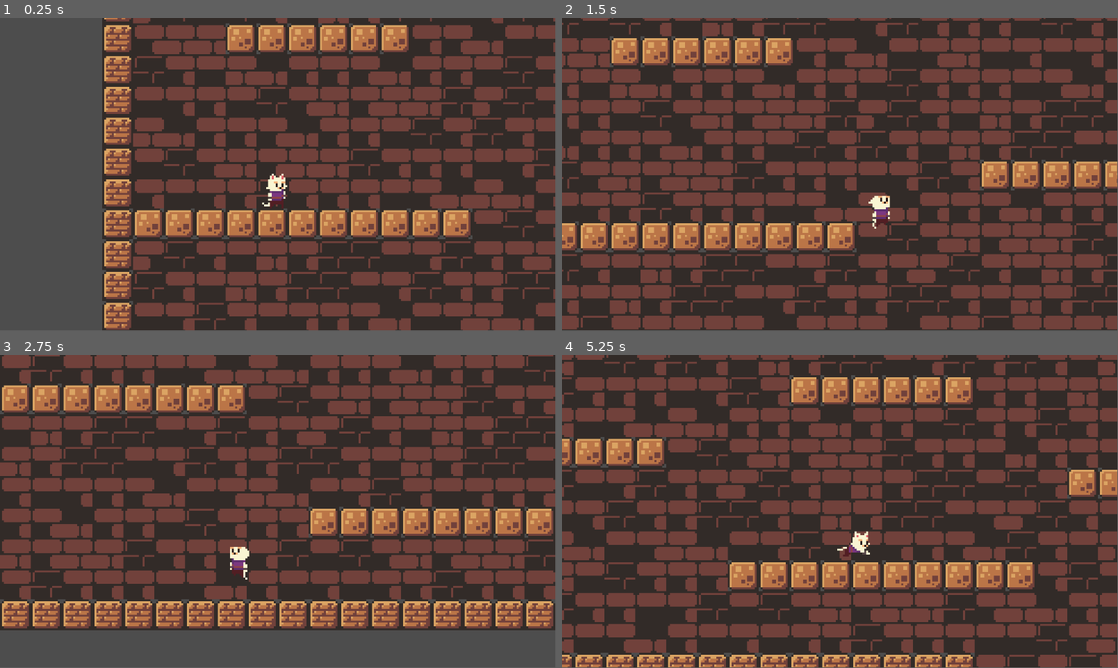
Above: before the commit, frames 1-4 (two rows, left to right).
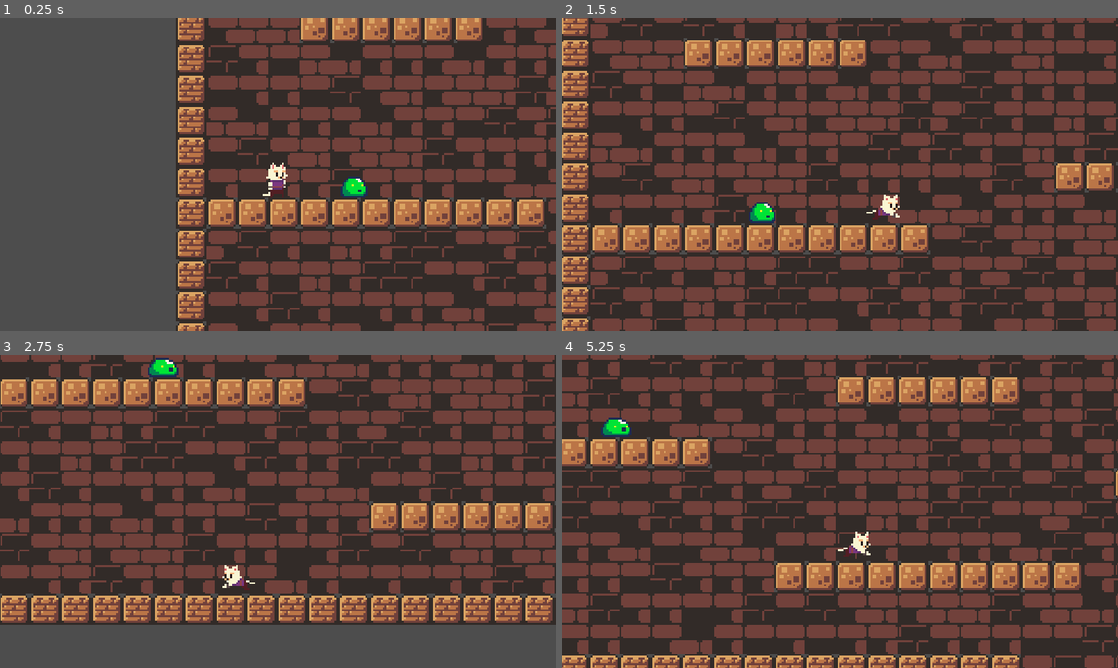
Above: after the commit, the same moments.

Repository: TrinityMar/PinkiIvink
Game: Godot game, scene res://scenes/scene_1.tscn
The game is run twice, just before and just after one commit, with the same random seed, the same clock (stepped at 60 frames per second) and the same inputs.
Inputs:
- Up to frame 1 (0.25 s): no input
- Up to frame 2 (1.5 s): hold D (Right) from 0.53 s (still down); tap W (Up) at 0.77 s
- Up to frame 3 (2.75 s): tap W (Up) at 1.52 s; release D (Right) at 2.03 s; hold A (Left) from 2.03 s (still down)
- Up to frame 4 (5.25 s): release A (Left) at 2.78 s; hold D (Right) 2.78-4.28 s; tap W (Up) at 3.02, 3.77, 4.52 s; hold A (Left) 4.28-5.03 s; hold D (Right) from 5.03 s (still down)
In our replay, the window is 799x449 before the commit and 800x450 after it. These sizes can differ from the game's own. Grey fills any space a smaller window leaves; there, only what the larger window draws over its background counts as a difference.

The runs differ from the first frame. In frame 1, 55% of the frame differs, in the area x 0-100%, y 0-100%; in frame 2, 55%; in frame 3, 47%; in frame 4, 49%.

Commit message:
ЧекПоинт.1

Diff:
--- a/project.godot
+++ b/project.godot
@@ -14,9 +14,21 @@
 run/main_scene="res://scenes/scene_1.tscn"
 config/features=PackedStringArray("4.3", "Forward Plus")
 
+[display]
+
+window/stretch/mode="canvas_items"
+window/stretch/aspect="expand"
+
 [dotnet]
 
 project/assembly_name="New Game Project"
+
+[global_group]
+
+Enemy=""
+Player=""
+Scene1=""
+KillZone=""
 
 [input]
 
@@ -44,7 +56,13 @@
 
 [layer_names]
 
+2d_render/layer_1="World"
+2d_render/layer_2="Player"
+2d_render/layer_3="Enemy"
+2d_render/layer_4="KillZone"
 2d_physics/layer_1="World"
+2d_physics/layer_2="Player"
+2d_physics/layer_3="KillZone-Enemy"
 
 [rendering]
 
--- /dev/null
+++ b/scenes/kill_zone.tscn
@@ -0,0 +1,8 @@
+[gd_scene load_steps=2 format=3 uid="uid://dd1hbpc07mq5o"]
+
+[ext_resource type="Script" path="res://scripts/kill_zone.gd" id="1_ml7yd"]
+
+[node name="KillZone" type="Area2D" groups=["KillZone"]]
+script = ExtResource("1_ml7yd")
+
+[connection signal="body_entered" from="." to="." method="_on_body_entered"]
--- a/scenes/player.tscn
+++ b/scenes/player.tscn
@@ -181,7 +181,9 @@
 radius = 5.0
 height = 18.0
 
-[node name="Player" type="CharacterBody2D"]
+[node name="Player" type="CharacterBody2D" groups=["Player"]]
+light_mask = 2
+visibility_layer = 9
 script = ExtResource("1_yysur")
 
 [node name="AnimatedSprite2D" type="AnimatedSprite2D" parent="."]
--- a/scenes/scene_1.tscn
+++ b/scenes/scene_1.tscn
@@ -1,7 +1,10 @@
-[gd_scene load_steps=5 format=4 uid="uid://datlbob6ndl77"]
+[gd_scene load_steps=17 format=4 uid="uid://datlbob6ndl77"]
 
 [ext_resource type="Texture2D" uid="uid://bcmifngi0o7wn" path="res://assets/World/castle-tileset.png" id="1_3sk2f"]
 [ext_resource type="PackedScene" uid="uid://0ssuxulf2jku" path="res://scenes/player.tscn" id="2_rjbul"]
+[ext_resource type="Script" path="res://scripts/slime.gd" id="3_iee0w"]
+[ext_resource type="Texture2D" uid="uid://gn8r6e18yany" path="res://assets/Enemy/green-slime-spritesheet.png" id="4_bjc4t"]
+[ext_resource type="PackedScene" uid="uid://dd1hbpc07mq5o" path="res://scenes/kill_zone.tscn" id="4_qyv4r"]
 
 [sub_resource type="TileSetAtlasSource" id="TileSetAtlasSource_k8xpj"]
 texture = ExtResource("1_3sk2f")
@@ -120,19 +123,113 @@
 
 [sub_resource type="TileSet" id="TileSet_m10xw"]
 physics_layer_0/collision_layer = 1
+physics_layer_0/collision_mask = 6
 sources/0 = SubResource("TileSetAtlasSource_k8xpj")
 
+[sub_resource type="RectangleShape2D" id="RectangleShape2D_o6uhy"]
+size = Vector2(16, 10)
+
+[sub_resource type="AtlasTexture" id="AtlasTexture_8a6k2"]
+atlas = ExtResource("4_bjc4t")
+region = Rect2(0, 0, 16, 32)
+
+[sub_resource type="AtlasTexture" id="AtlasTexture_kmxv1"]
+atlas = ExtResource("4_bjc4t")
+region = Rect2(16, 0, 16, 32)
+
+[sub_resource type="AtlasTexture" id="AtlasTexture_ht2st"]
+atlas = ExtResource("4_bjc4t")
+region = Rect2(64, 0, 16, 32)
+
+[sub_resource type="AtlasTexture" id="AtlasTexture_gmavc"]
+atlas = ExtResource("4_bjc4t")
+region = Rect2(80, 0, 16, 32)
+
+[sub_resource type="AtlasTexture" id="AtlasTexture_6pgll"]
+atlas = ExtResource("4_bjc4t")
+region = Rect2(96, 0, 16, 32)
+
+[sub_resource type="AtlasTexture" id="AtlasTexture_yolif"]
+atlas = ExtResource("4_bjc4t")
+region = Rect2(160, 0, 16, 32)
+
+[sub_resource type="SpriteFrames" id="SpriteFrames_x0adv"]
+animations = [{
+"frames": [{
+"duration": 1.0,
+"texture": SubResource("AtlasTexture_8a6k2")
+}, {
+"duration": 1.0,
+"texture": SubResource("AtlasTexture_kmxv1")
+}, {
+"duration": 1.0,
+"texture": SubResource("AtlasTexture_ht2st")
+}, {
+"duration": 1.0,
+"texture": SubResource("AtlasTexture_gmavc")
+}, {
+"duration": 1.0,
+"texture": SubResource("AtlasTexture_6pgll")
+}, {
+"duration": 1.0,
+"texture": SubResource("AtlasTexture_yolif")
+}],
+"loop": true,
+"name": &"Move",
+"speed": 5.0
+}]
+
+[sub_resource type="RectangleShape2D" id="RectangleShape2D_s87kk"]
+size = Vector2(14, 9)
+
 [node name="Scene1" type="Node2D"]
-
-[node name="TileMapLayer" type="TileMapLayer" parent="."]
+visibility_layer = 2
+
+[node name="TileMapLayer" type="TileMapLayer" parent="." groups=["Scene1"]]
+visibility_layer = 6
 position = Vector2(-21, 7)
 tile_map_data = PackedByteArray("AAAJAAYAAAAFAAIAAAAKAAYAAAAFAAIAAAAIAAYAAAAFAAIAAAAHAAYAAAAFAAIAAAAGAAYAAAAFAAIAAAAFAA …(11024 unchanged characters)…
 tile_set = SubResource("TileSet_m10xw")
 
 [node name="Player" parent="." instance=ExtResource("2_rjbul")]
-position = Vector2(134, 78)
+position = Vector2(96, 91)
 metadata/_edit_group_ = true
 
 [node name="Camera2D" type="Camera2D" parent="Player"]
 zoom = Vector2(4, 4)
 position_smoothing_enabled = true
+
+[node name="Enemy" type="Node2D" parent="."]
+
+[node name="Slime" type="CharacterBody2D" parent="Enemy" groups=["Enemy"]]
+light_mask = 4
+visibility_layer = 3
+position = Vector2(133, 87)
+script = ExtResource("3_iee0w")
+metadata/_edit_group_ = true
+
+[node name="KillZone" parent="Enemy/Slime" instance=ExtResource("4_qyv4r")]
+light_mask = 8
+visibility_layer = 2
+position = Vector2(3, 27)
+
+[node name="CollisionShape2D" type="CollisionShape2D" parent="Enemy/Slime/KillZone"]
+position = Vector2(-3, -16)
+shape = SubResource("RectangleShape2D_o6uhy")
+
+[node name="AnimatedSprite2D" type="AnimatedSprite2D" parent="Enemy/Slime"]
+sprite_frames = SubResource("SpriteFrames_x0adv")
+animation = &"Move"
+autoplay = "Move"
+frame_progress = 0.490472
+
+[node name="CollisionShape2D" type="CollisionShape2D" parent="Enemy/Slime"]
+light_mask = 4
+position = Vector2(0, 11.5)
+shape = SubResource("RectangleShape2D_s87kk")
+
+[node name="RayCast2DLeft" type="RayCast2D" parent="Enemy/Slime"]
+target_position = Vector2(-14, 12)
+
+[node name="RayCast2DRight" type="RayCast2D" parent="Enemy/Slime"]
+target_position = Vector2(20, 13)
--- a/scripts/Player.gd
+++ b/scripts/Player.gd
@@ -5,7 +5,7 @@
 
 # Called when the node enters the scene tree for the first time.
 func _ready() -> void:
-	pass # Replace with function body.
+	add_to_group("Player")
 
 
 # Called every frame. 'delta' is the elapsed time since the previous frame.
--- /dev/null
+++ b/scripts/kill_zone.gd
@@ -0,0 +1,18 @@
+extends Area2D
+
+
+# Called when the node enters the scene tree for the first time.
+func _ready() -> void:
+	add_to_group("KillZone")
+
+
+
+
+func _on_body_entered(_body: Node2D) -> void:
+	if _body.is_in_group("Player"):
+		call_deferred("reload_scene")
+	elif _body.is_in_group("Enemy"):
+		return
+
+func reload_scene() -> void:
+	get_tree().reload_current_scene()
--- /dev/null
+++ b/scripts/slime.gd
@@ -0,0 +1,27 @@
+extends CharacterBody2D
+
+const SPEED = 10
+
+# Called when the node enters the scene tree for the first time.
+func _ready() -> void:
+	add_to_group("Enemy")
+
+
+# Called every frame. 'delta' is the elapsed time since the previous frame.
+func _process(_delta: float) -> void:
+	move(_delta)
+	takc()
+
+func takc():
+	if $RayCast2DLeft.is_colliding():
+		print("sosal")
+	elif $RayCast2DRight.is_colliding():
+		print("sosal")
+
+func move(_delta):
+
+	if is_on_floor():
+		velocity.x = SPEED
+		print("gg")
+
+	move_and_slide()
Binary file added: assets/Enemy/green-slime-spritesheet.png
Not shown, added: assets/Enemy/green-slime-spritesheet.png.import
Binary file added: assets/enemy.png
Not shown, added: assets/enemy.png.import
Not shown, added: scenes/Sli76DD.tmp
Not shown, added: scenes/Sli9255.tmp
